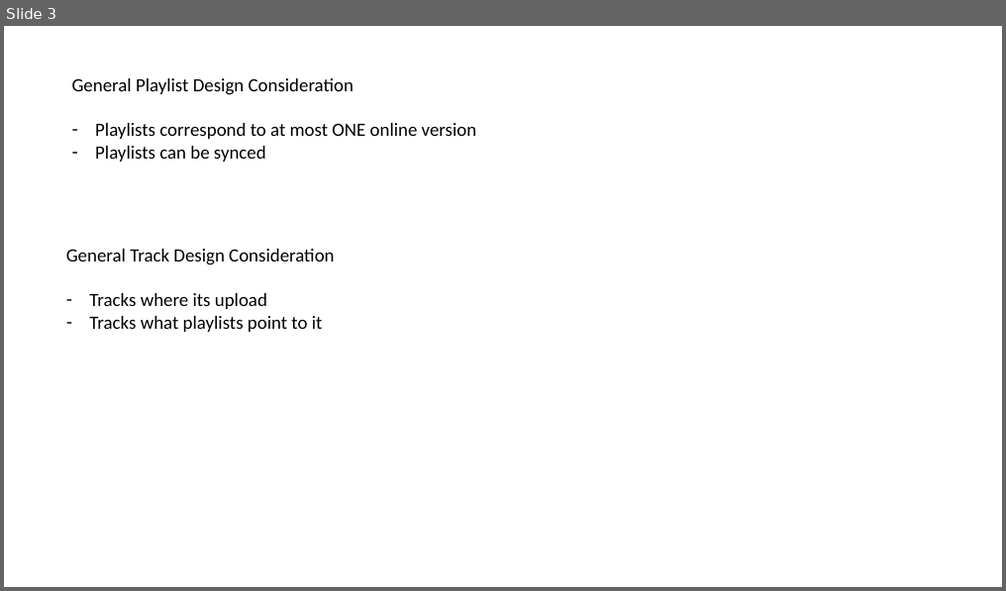
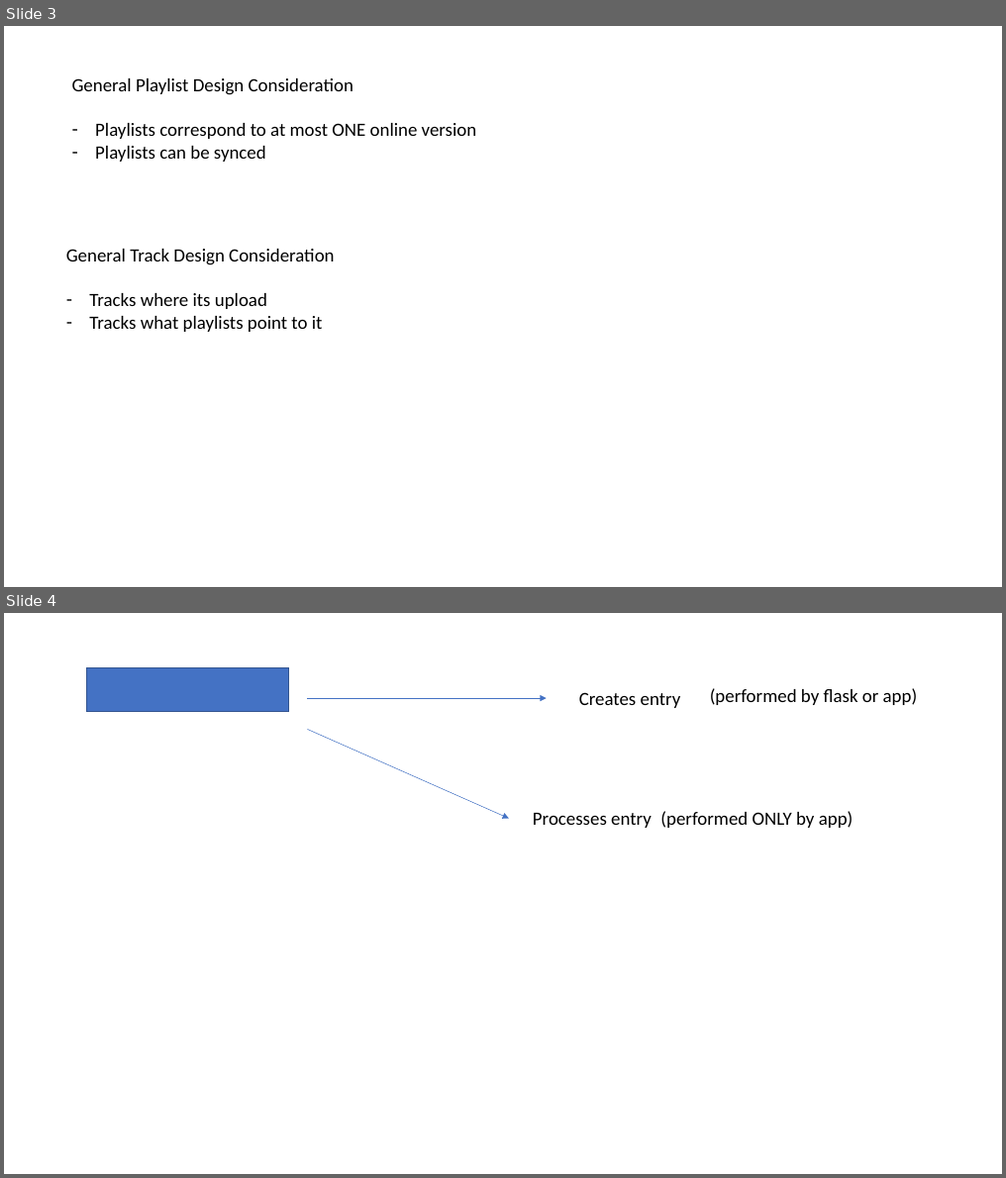
Before and after one commit to ddlinz/vox_mortis, a slide deck: Documentation.pptx. Shown one above the other, each under a label of ours: slide 3 before the commit, slides 3 and 4 after it. The pictures are 1006x591 and 1006x1178 pixels, drawn with LibreOffice and Linux fonts; fonts in the diff are those of the drawing. Boxes give left, top, right and bottom in pixels: in the first picture for what was removed or moved away, otherwise in the second. Text is boxed around its words. In the diff, an @@ line names an element or a change of style, - is before the commit and + after.

```diff
--- a/Documentation.pptx
+++ b/Documentation.pptx
@@ slide 4 added at (4, 613, 1002, 1174), background #FFFFFF @@
@@ rectangle added at (87, 667, 289, 712), fill #4472C4, outline #325491 1 pt @@
@@ arrow added from (307, 698) to (546, 698), #4472C4 0.5 pt @@
@@ text added at (579, 692, 681, 708), 18 pt, text #000000 @@
+Creates entry
@@ text added at (710, 688, 918, 705), 18 pt, text #000000 @@
+(performed by flask or app)
@@ arrow added from (307, 729) to (509, 818), #4472C4 0.5 pt @@
@@ text added at (533, 813, 651, 828), 18 pt, text #000000 @@
+Processes entry
@@ text added at (660, 811, 853, 828), 18 pt, text #000000 @@
+(performed ONLY by app)
```
Also in this commit, not shown: 2 slides changed, 10 other files.
